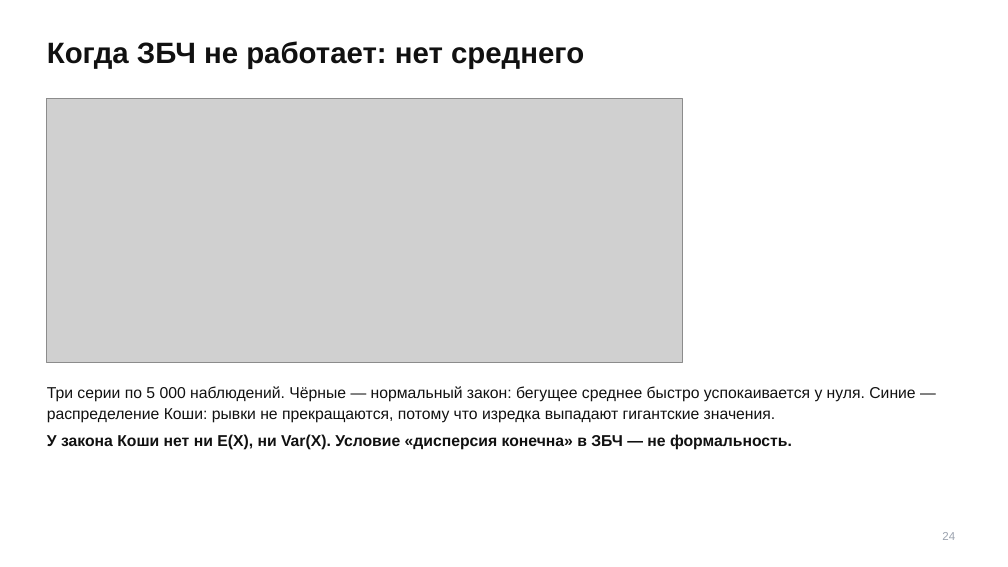
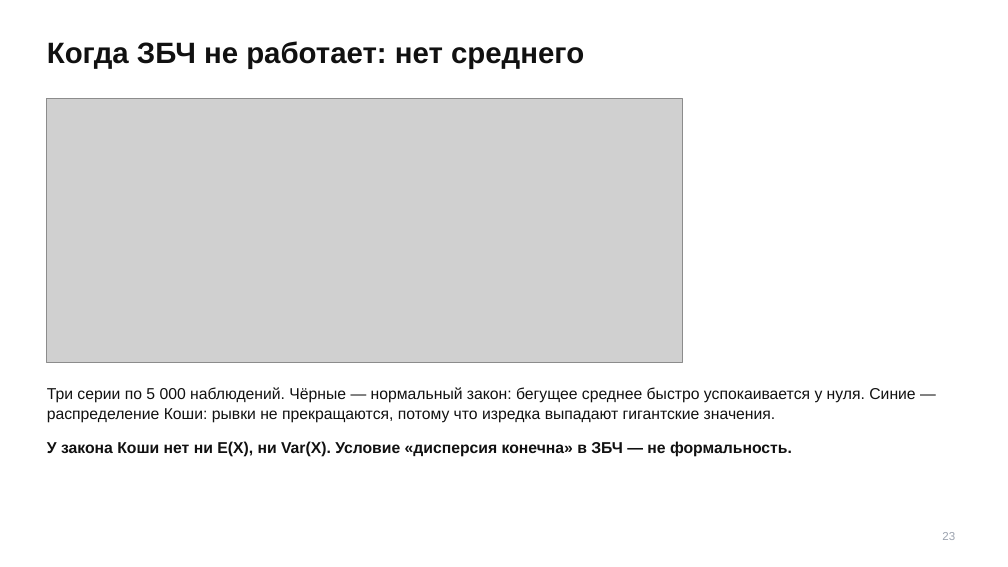
Before and after one commit to TheTonyPub/probability-theory-2026, a slide deck: slide 23 of lectures/07_lln-clt-17-25-2.pptx (slide 24 before the commit). Drawn at 1008x567 pixels with LibreOffice and Linux fonts; fonts in the diff are those of the drawing; grey boxes stand for pictures. Boxes give left, top, right and bottom in pixels: in the first picture for what was removed or moved away, otherwise in the second. Text is boxed around its words. In the diff, an @@ line names an element or a change of style, - is before the commit and + after.

```diff
--- a/lectures/07_lln-clt-17-25-2.pptx
+++ b/lectures/07_lln-clt-17-25-2.pptx
@@ text "Три серии по 5 000 ..." at (x1=47, y1=387, x2=915, y2=423): less space between paragraphs @@
@@ text at (x1=47, y1=434, x2=792, y2=450): paragraph removed @@
-У закона Коши нет ни E(X), ни Var(X). Условие «дисперсия конечна» в ЗБЧ — не формальность.
@@ text added at (x1=47, y1=441, x2=792, y2=457), 15 pt, text #111111, bold @@
+У закона Коши нет ни E(X), ни Var(X). Условие «дисперсия конечна» в ЗБЧ — не формальность.
@@ text at (x1=942, y1=532, x2=955, y2=540): text changed @@
-24
+23
```
Also in this commit, not shown: 26 other slides changed, 1 slide removed.
